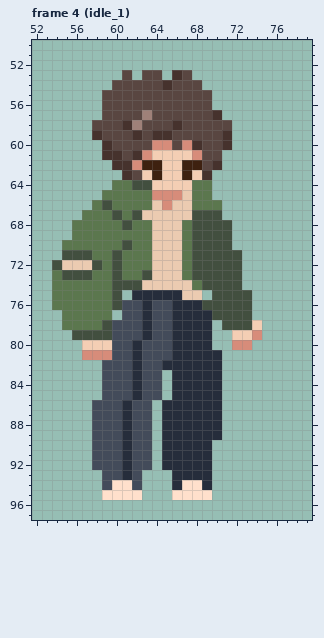
Two versions of one pixel-art file, Assets/Art/Shelter/Characters/no02_tags/idle_1.aseprite. The first picture shows the starting point.
128x128 pixels, 10 frames. Shown: frame 4 (idle_1): x 52..79, y 50..97.
Once edited:
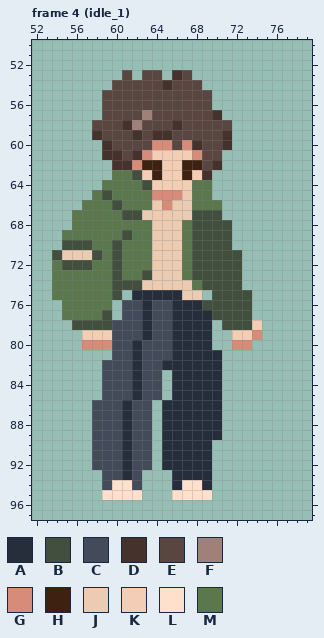
Palette (. is transparent): A #262d3b  B #424f3f  C #434b5a  D #46322d  E #594641  F #9f8179  G #d78c7a  H #3e2110  J #ebcbb1  K #f4ceb4  L #ffe0cc  M #5b774e
The exact change:
Frame 4 (idle_1), layer "no2/L_arm":
Colour B is added in row 71 at x 54.
Colour B replaces colour E in row 63 at x 62.
Colour B replaces colour J in row 72 at x 55 to 57.
Colour B replaces colour M in row 65 at x 59; in row 66 at x 60; in row 67 at x 61; in row 69 at x 61; in row 70 at x 55 to 57 and 60; in row 71 at x 58.
Colour B replaces colour M in row 77 at x 59; in row 78 at x 56 to 58.
Colour G replaces colour K in row 80 at x 57 to 59.
Colour J replaces colour B in row 71 at x 55 to 57.
Colour K replaces colour B in row 79 at x 57 to 59.
Colour M is added in row 63 at x 60; in row 64 at x 59; in row 65 at x 58; in row 66 at x 57; in row 67 at x 56; in row 69 at x 55.
Colour M replaces colour B in row 64 at x 62; in row 66 at x 59; in row 67 at x 60; in row 68 at x 61; in row 70 at x 61; in row 72 at x 54 and 58.
Colour M replaces colour B in row 73 at x 55 to 57.
Colour M replaces colour D in row 63 at x 61.
The author cleared colour B in row 76 at x 60; in row 79 at x 56.
The author cleared colour G in row 81 at x 57 to 59.
The author cleared colour M in row 76 at x 54; in row 78 at x 55.
